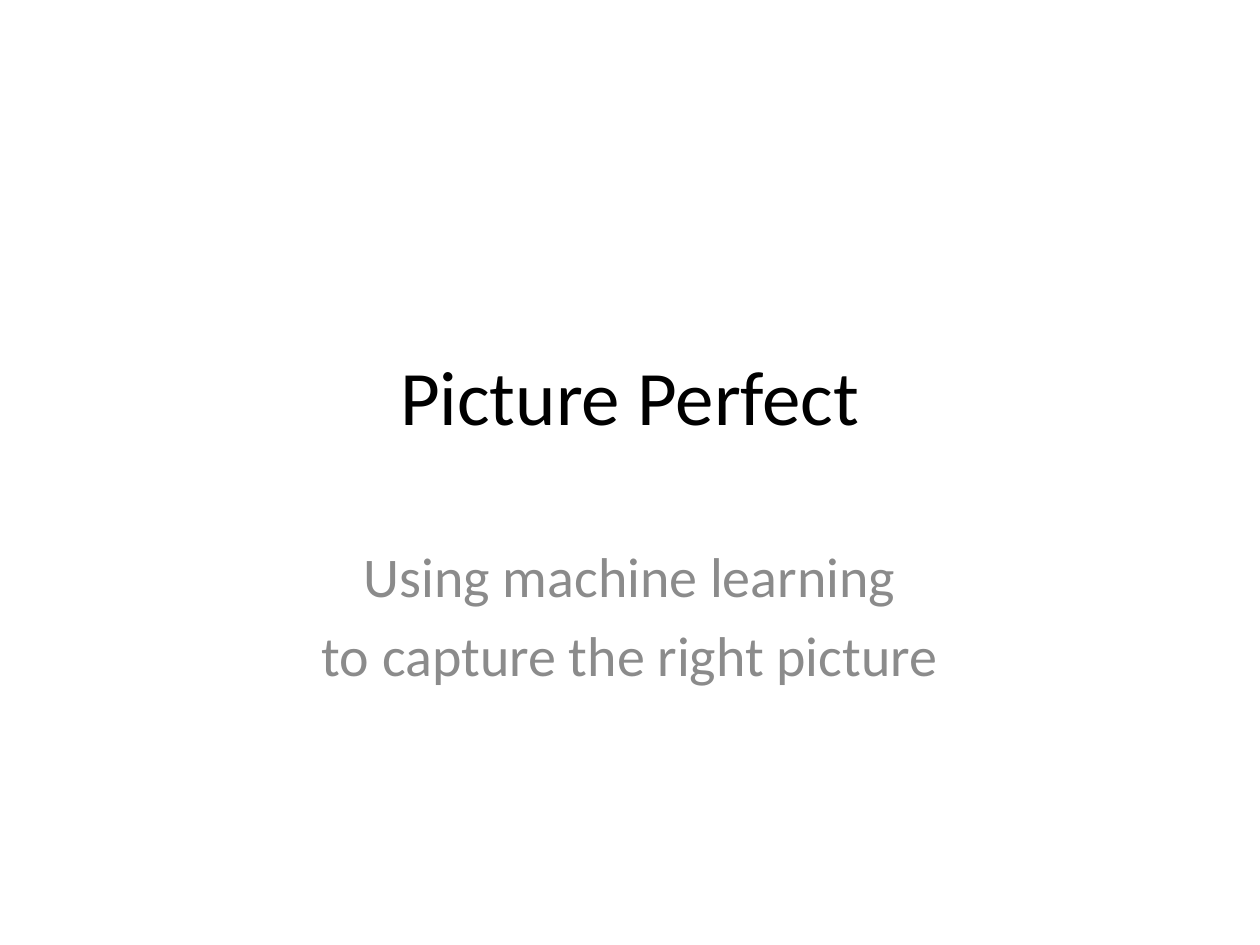
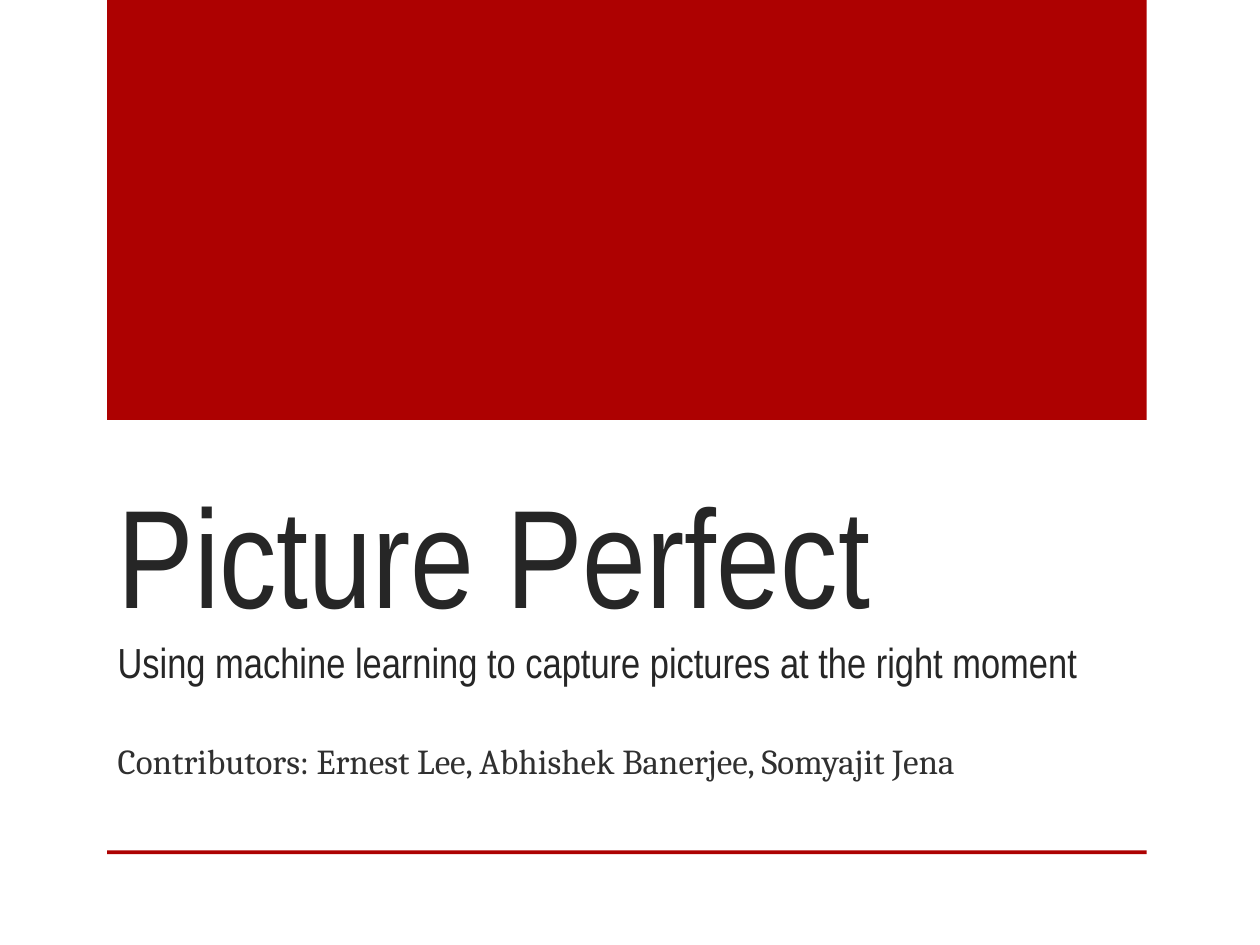
Before and after one commit to ernestrlee/UCSC-Machine-Learning, a slide deck: slide 1 of Picture Perfect.pptx. Drawn at 1260x945 pixels with LibreOffice and Linux fonts; fonts in the diff are those of the drawing; background and template pictures are left out. Boxes give left, top, right and bottom in pixels: in the first picture for what was removed or moved away, otherwise in the second. Text is boxed around its words. In the diff, an @@ line names an element or a change of style, - is before the commit and + after.

```diff
--- a/Picture Perfect.pptx
+++ b/Picture Perfect.pptx
@@ rectangle added at [107,0,1147,420], fill #AD0101 @@
@@ title "Picture Perfect Using machine learning ..." at [118,506,1076,687]: vertical alignment middle to bottom @@
@@ title at [118,506,1076,687]: text changed; size 44 to 24 pt; font Calibri to Arial Narrow; text colour #000000 to #262626 @@
-Picture Perfect
+Picture Perfect
+Using machine learning to capture pictures at the right moment
@@ subtitle "Contributors: Ernest Lee, Abhishek Banerjee, ..." at [118,749,954,782]: vertical alignment top to bottom @@
@@ subtitle at [118,749,954,782]: text changed; size 32 to 20 pt; font Calibri to Cambria; text colour #8C8C8C to #303030 @@
-Using machine learning
-to capture the right picture
+Contributors: Ernest Lee, Abhishek Banerjee, Somyajit Jena
@@ rectangle added at [107,850,1147,854], fill #AD0101 @@
```
Also in this commit, not shown: 8 other slides changed, 6 slides added, 1 slide removed, 3 other files.
